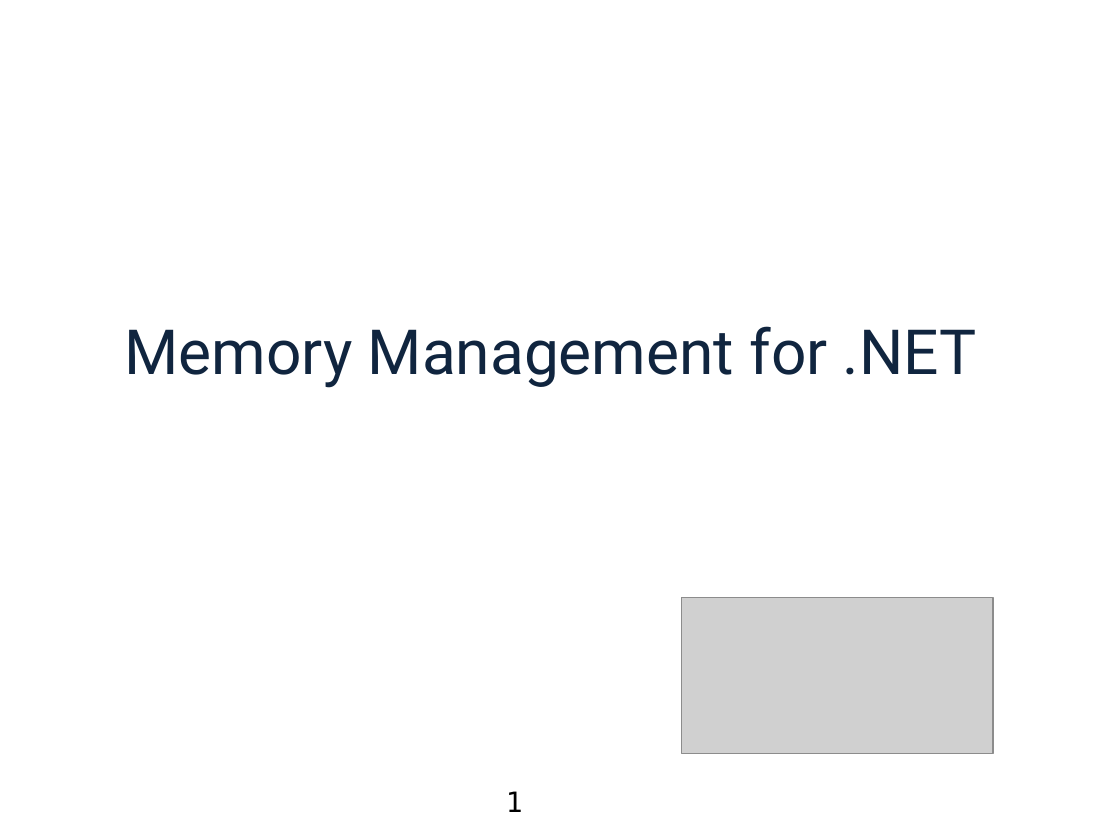
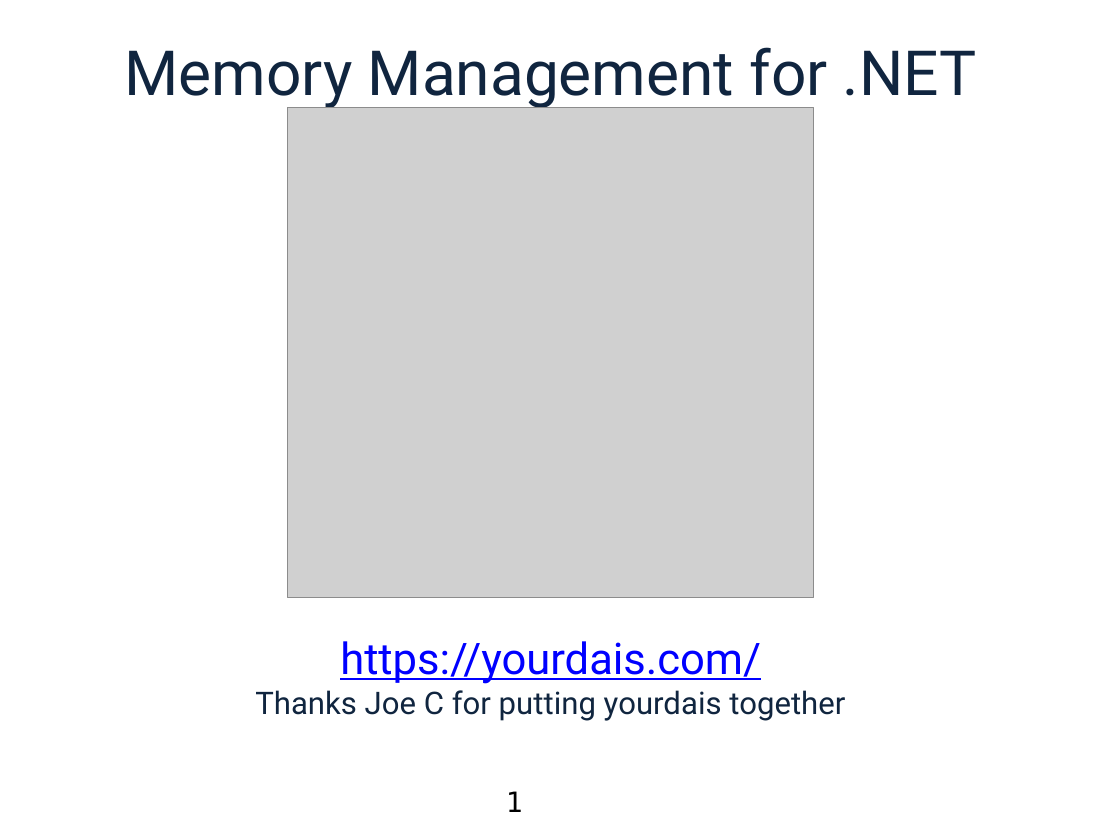
Before and after one commit to swageblock/DotNetMemoryManagementDemos, a slide deck: slide 1 of MOBettaMemory.pptx. Drawn at 1120x840 pixels with LibreOffice and Linux fonts; fonts in the diff are those of the drawing; grey boxes stand for pictures; background and template pictures are left out. Boxes give left, top, right and bottom in pixels: in the first picture for what was removed or moved away, otherwise in the second. Text is boxed around its words. In the diff, an @@ line names an element or a change of style, - is before the commit and + after.

Commit message:
final touches

```diff
--- a/MOBettaMemory.pptx
+++ b/MOBettaMemory.pptx
@@ title "Memory Management for .NET \ ..." at [124,47,977,721]: vertical alignment middle to top @@
@@ title at [124,47,977,721]: text changed; size 40 to 20 pt @@
-Memory Management for .NET
+Memory Management for .NET
+\
+https://yourdais.com/
+Thanks Joe C for putting yourdais together
@@ picture added at [288,108,814,598] @@
@@ picture removed at [681,597,992,753] @@
```
